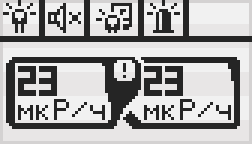
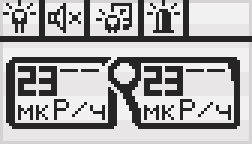
Before/after of a 252 × 144 layered artwork. What changed in the layer stack:
hid "alert2" over [123, 63, 126, 78]
painted on "PREVmeasure" over [186, 69, 225, 72]
painted on "measure" over [60, 69, 99, 72]
removed layer "bg2" over [123, 57, 225, 129]
painted on "bg" over [105, 57, 225, 129]
